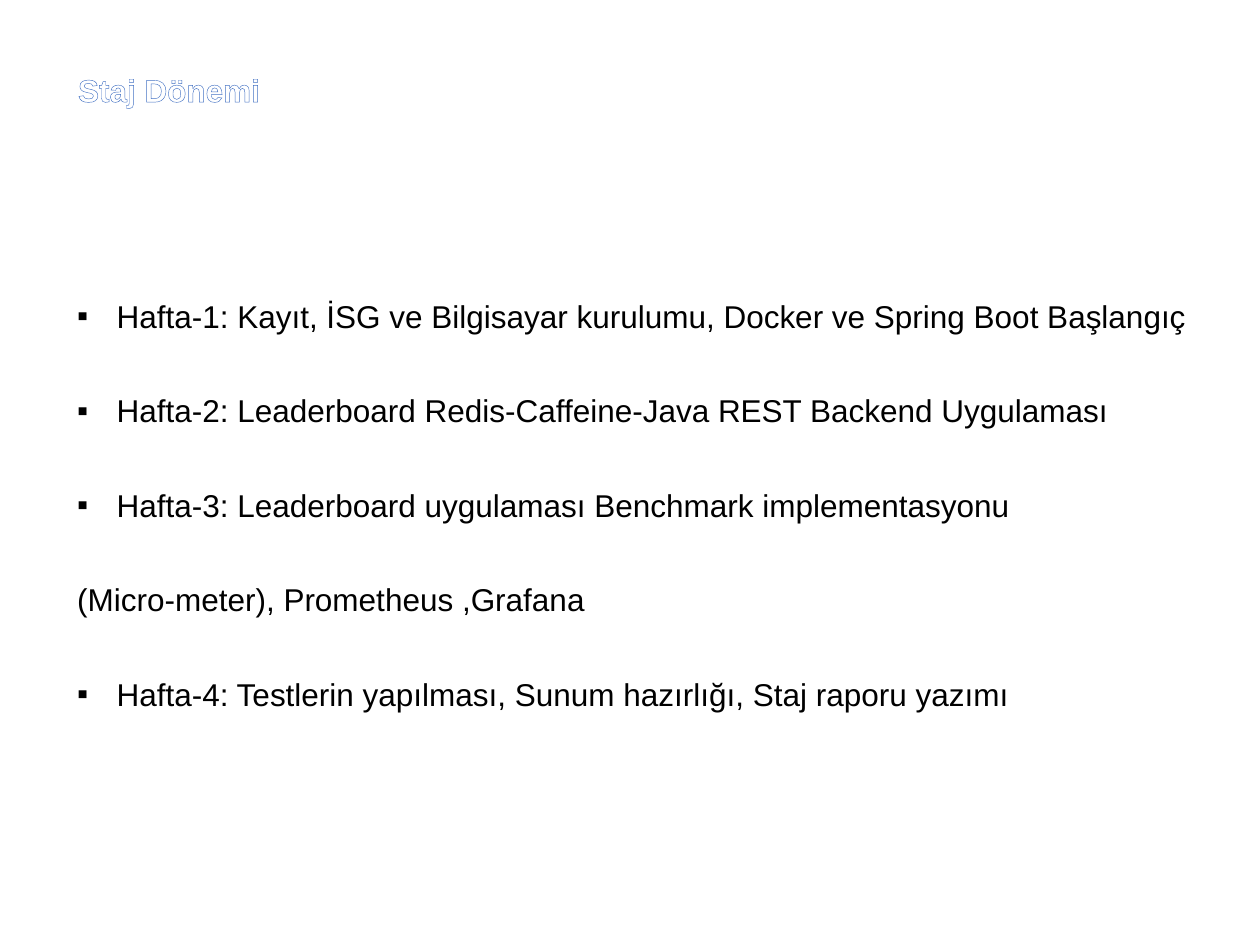
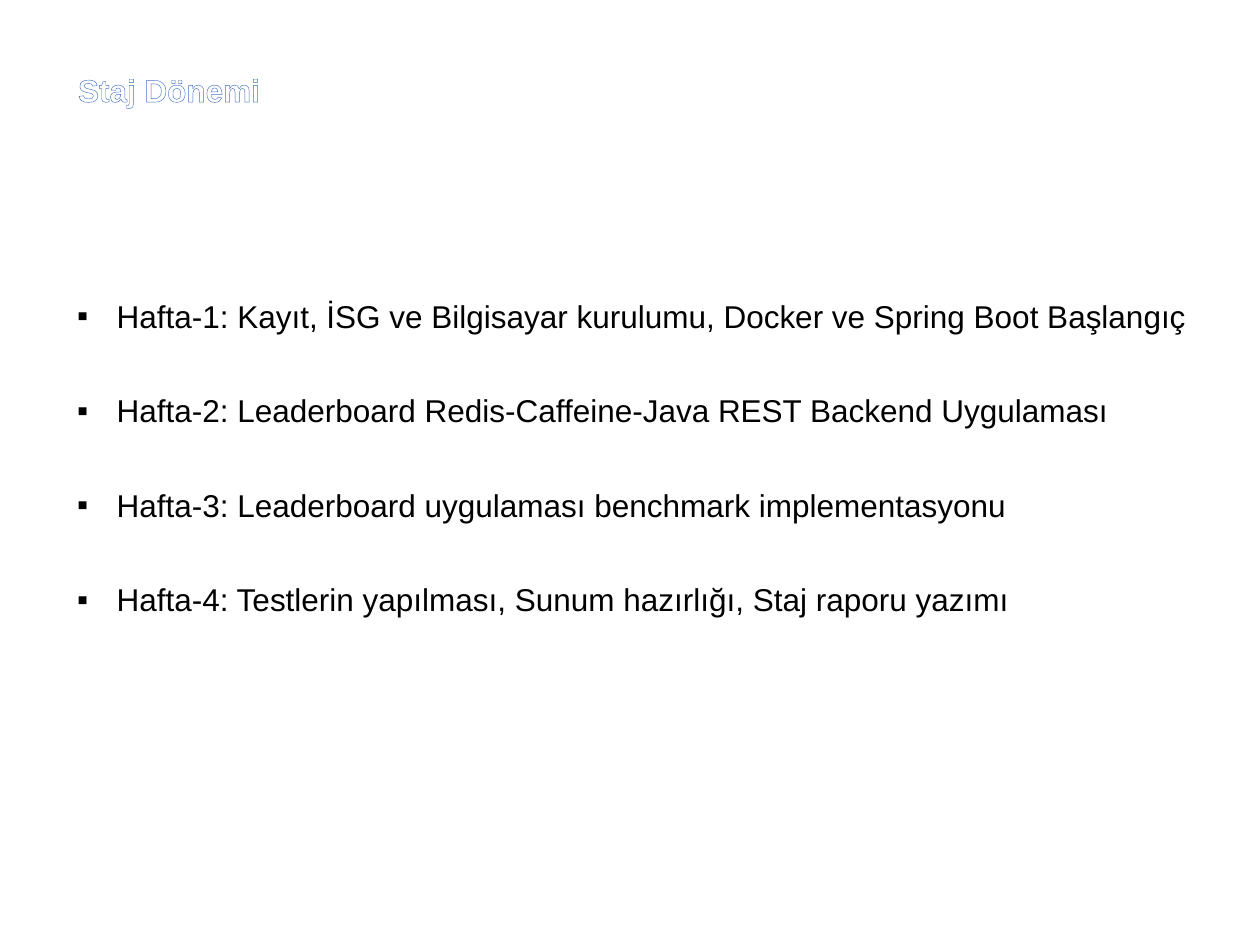
Before and after one commit to noxennn/LeaderboardREST, a slide deck: slide 5 of YusufEmreBayrakcıStajSunum.pptx. Drawn at 1260x945 pixels with LibreOffice and Linux fonts; fonts in the diff are those of the drawing; background and template pictures are left out. Boxes give left, top, right and bottom in pixels: in the first picture for what was removed or moved away, otherwise in the second. Text is boxed around its words. In the diff, an @@ line names an element or a change of style, - is before the commit and + after.

```diff
--- a/YusufEmreBayrakcıStajSunum.pptx
+++ b/YusufEmreBayrakcıStajSunum.pptx
@@ text at (117,494,1006,523): text changed @@
-▪ Hafta-3: Leaderboard uygulaması Benchmark implementasyonu
-(Micro-meter), Prometheus ,Grafana
+▪ Hafta-3: Leaderboard uygulaması benchmark implementasyonu
```
Also in this commit, not shown: 16 other slides changed, 6 slides added, 19 slides removed, 6 other files.
